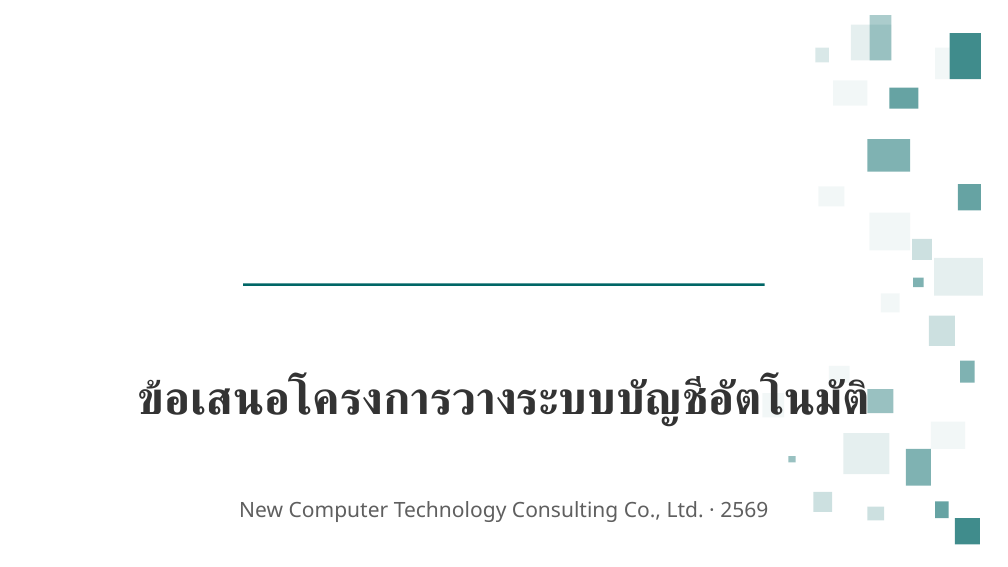
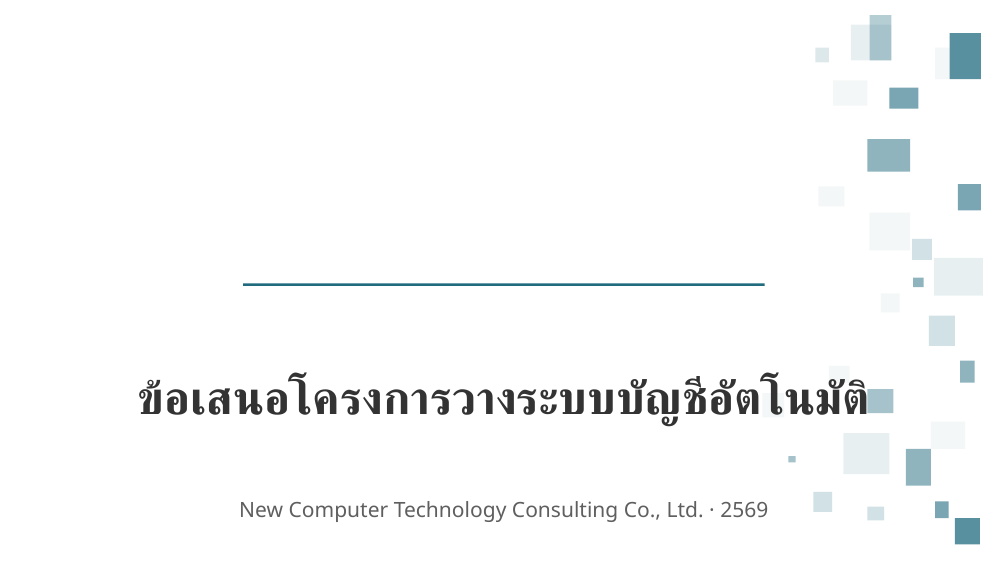
Before and after one commit to rofthanakrit-maker/nct-design-system, a slide deck: slide 1 of NCT-Slide-Template-Corp-Demo.pptx. Drawn at 1008x567 pixels with LibreOffice and Linux fonts; fonts in the diff are those of the drawing; background and template pictures are left out. Boxes give left, top, right and bottom in pixels: in the first picture for what was removed or moved away, otherwise in the second. Text is boxed around its words. In the diff, an @@ line names an element or a change of style, - is before the commit and + after.

```diff
--- a/NCT-Slide-Template-Corp-Demo.pptx
+++ b/NCT-Slide-Template-Corp-Demo.pptx
@@ rectangle at (935, 48, 950, 79): fill #006666 at 5% opacity to #216B7F at 5% opacity @@
@@ rectangle at (950, 33, 981, 79): fill #006666 at 75% opacity to #216B7F at 75% opacity @@
@@ rectangle at (243, 284, 765, 286): fill #006666 to #216B7F @@
@@ fill #006666 at 50% opacity to #216B7F at 50% opacity in 4 elements at (867, 139, 910, 172), (913, 278, 924, 287), (960, 361, 975, 383), (906, 449, 931, 486) @@
@@ rectangle at (931, 422, 965, 449): fill #006666 at 5% opacity to #216B7F at 5% opacity @@
@@ fill #006666 at 60% opacity to #216B7F at 60% opacity in 3 elements at (889, 88, 919, 109), (958, 185, 981, 211), (935, 501, 949, 518) @@
@@ rectangle at (955, 518, 980, 544): fill #006666 at 75% opacity to #216B7F at 75% opacity @@
```
Also in this commit, not shown: 19 other slides changed, 40 other files.
